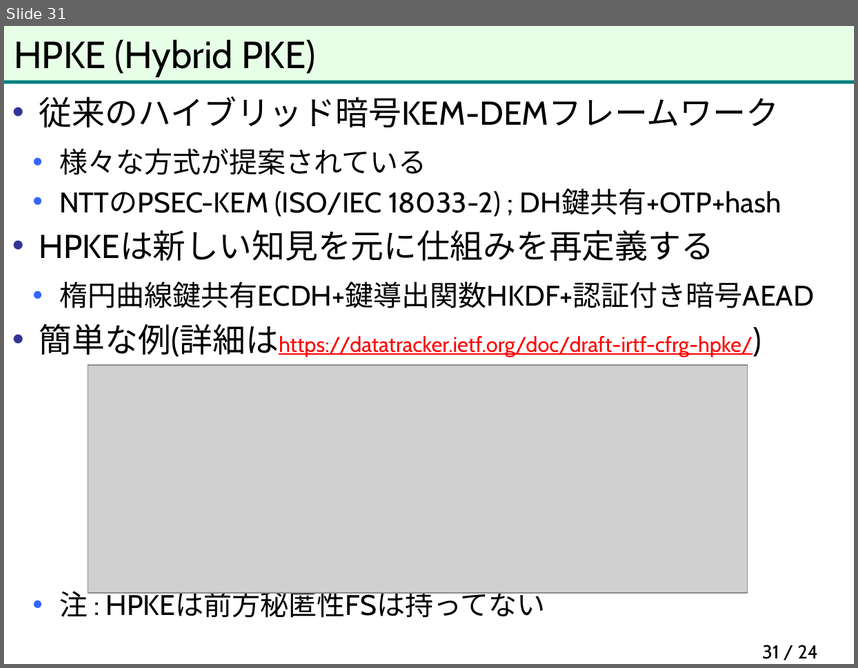
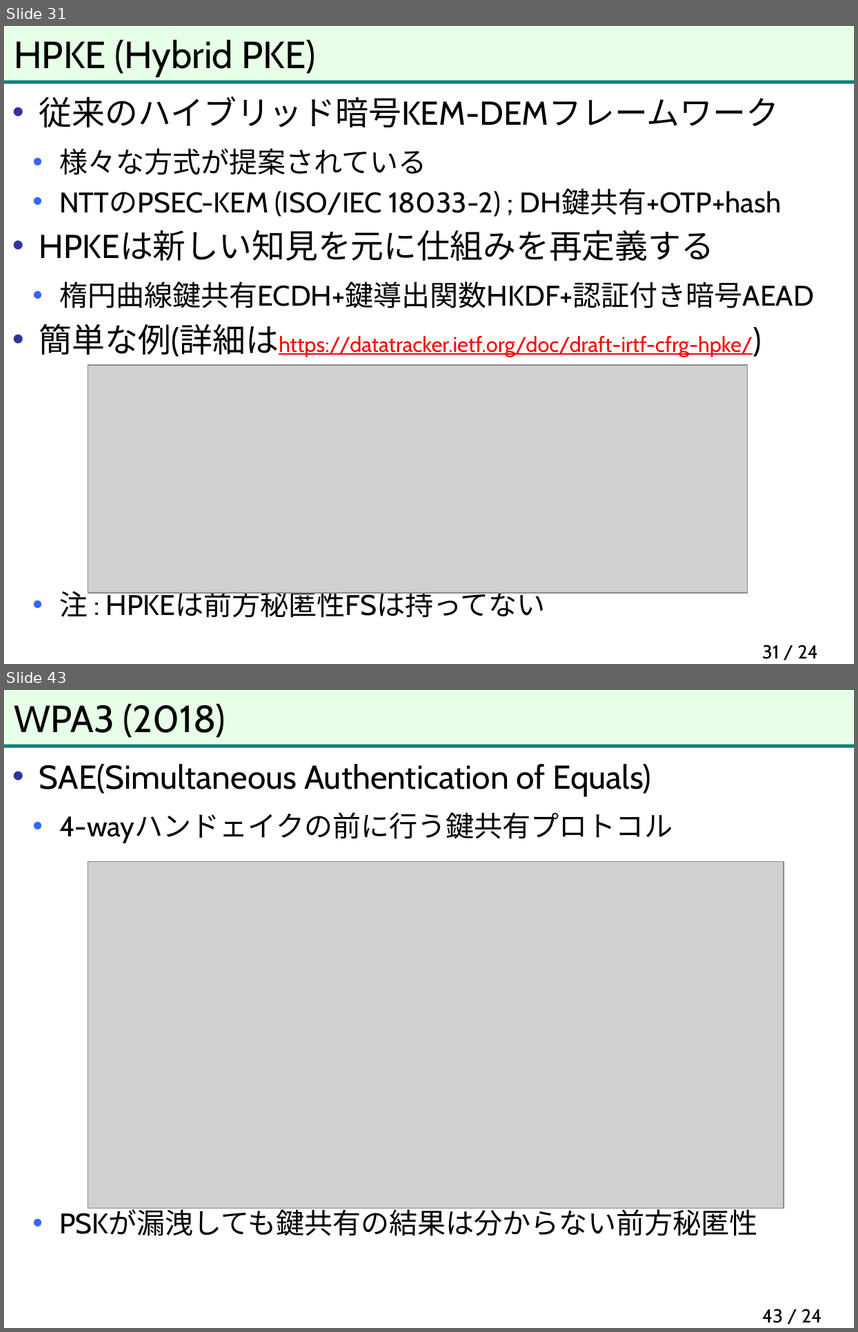
Before and after one commit to herumi/anninbon, a slide deck: lec/anninbon9.pptx. Shown one above the other, each under a label of ours: slide 31 before the commit, slides 31 and 43 after it; the slides between them are not shown. The pictures are 858x668 and 858x1332 pixels, drawn with LibreOffice and Linux fonts; fonts in the diff are those of the drawing; grey boxes stand for pictures; background and template pictures are left out. Boxes give left, top, right and bottom in pixels: in the first picture for what was removed or moved away, otherwise in the second. Text is boxed around its words. In the diff, an @@ line names an element or a change of style, - is before the commit and + after.

```diff
--- a/lec/anninbon9.pptx
+++ b/lec/anninbon9.pptx
@@ slide 43 added at [4,690,854,1328], background #FFFFFF; not listed: 2 template elements that a slide beside it also shows @@
@@ title added at [14,704,225,738], 32 pt, text #000000 @@
+WPA3 (2018)
@@ text added at [39,764,757,1236], 24 pt, text #000000 @@
+• SAE(Simultaneous Authentication of Equals)
+  • 4-wayハンドェイクの前に行う鍵共有プロトコル
+  • PSKが漏洩しても鍵共有の結果は分からない前方秘匿性
@@ picture added at [87,862,784,1208] @@
@@ page number added at [762,1308,822,1323], 16 pt, text #000000 @@
+43 / 24
```
Also in this commit, not shown: 12 other slides added.
